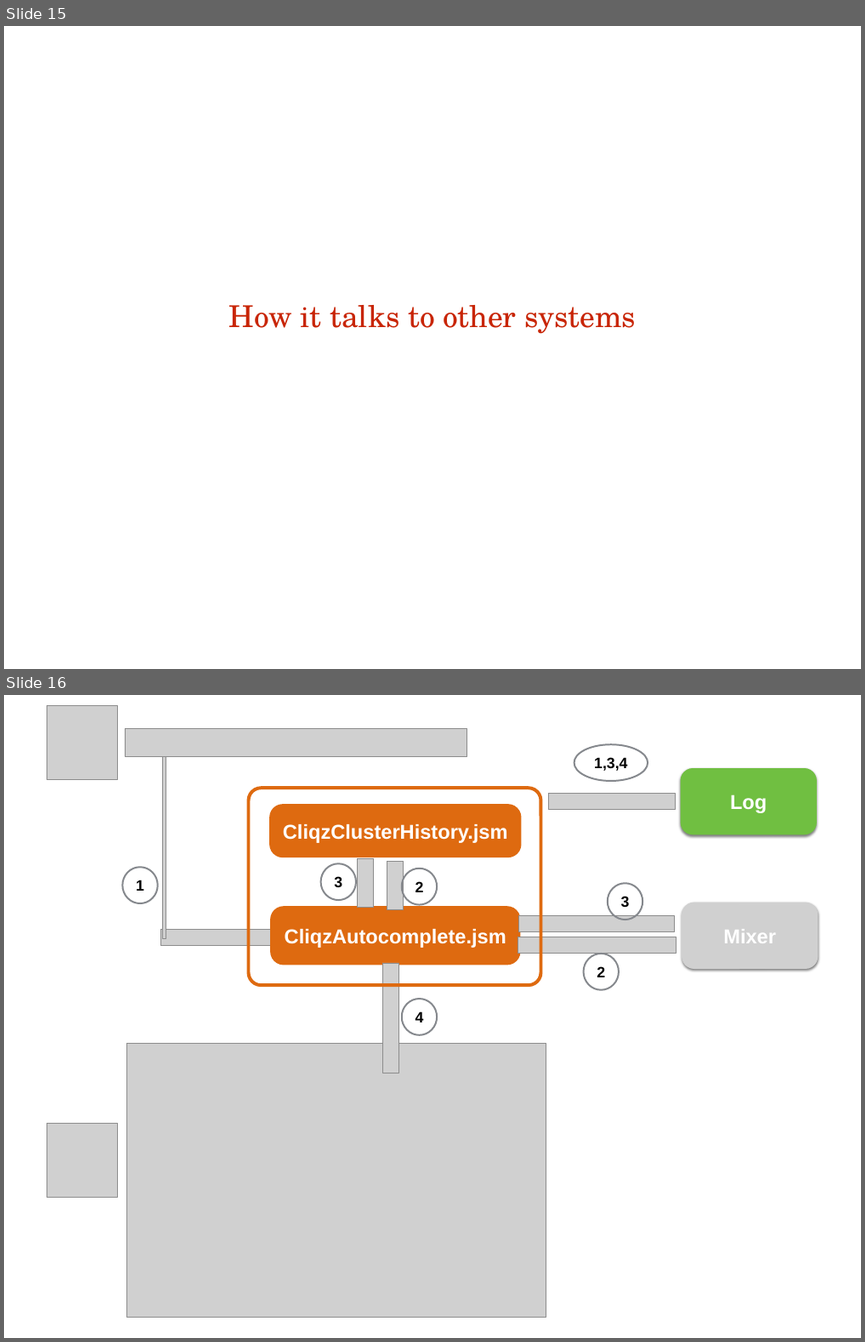
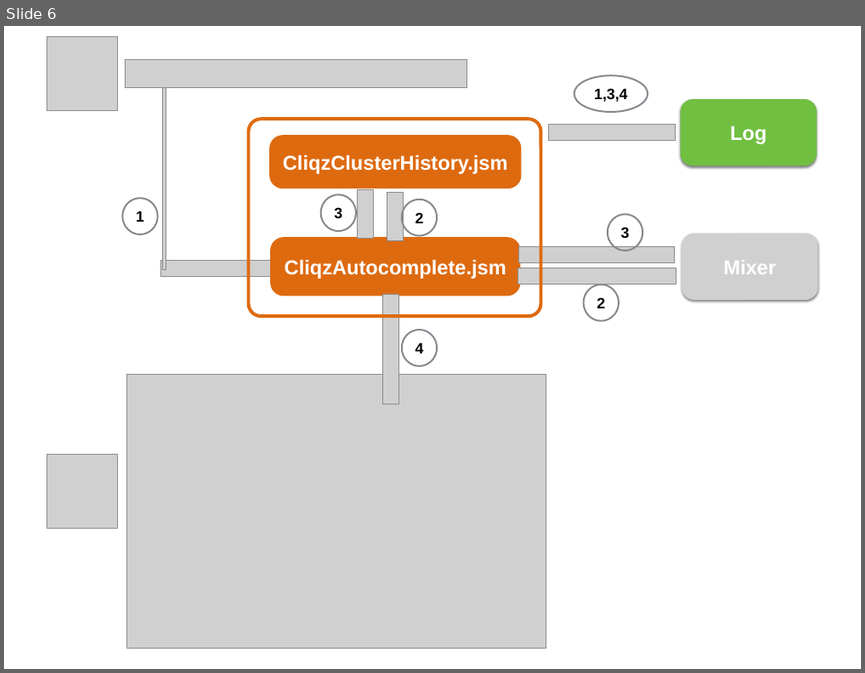
Before and after one commit to chrmod/browser-core, a slide deck: docu/CLIQZ for Firefox - garage0.51.pptx. Shown one above the other, each under a label of ours: slides 15 and 16 before the commit, slide 6 after it. The pictures are 865x1342 and 865x673 pixels, drawn with LibreOffice and Linux fonts; fonts in the diff are those of the drawing; grey boxes stand for pictures. Boxes give left, top, right and bottom in pixels: in the first picture for what was removed or moved away, otherwise in the second. Text is boxed around its words. In the diff, an @@ line names an element or a change of style, - is before the commit and + after.

```diff
--- a/docu/CLIQZ for Firefox - garage0.51.pptx
+++ b/docu/CLIQZ for Firefox - garage0.51.pptx
@@ slide 15 removed at [4,26,861,669], background #FFFFFF @@
@@ title removed at [229,305,636,334] @@
-How it talks to other systems
@@ what was slide 16 is now slide 6 @@
```
Also in this commit, not shown: 3 slides changed, 1 slide added, 21 other slides removed.
